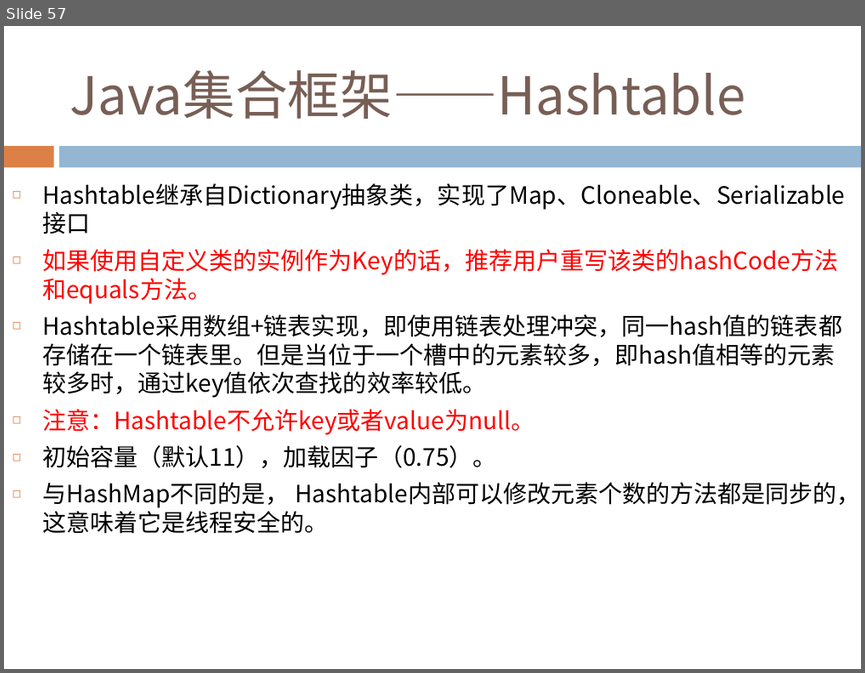
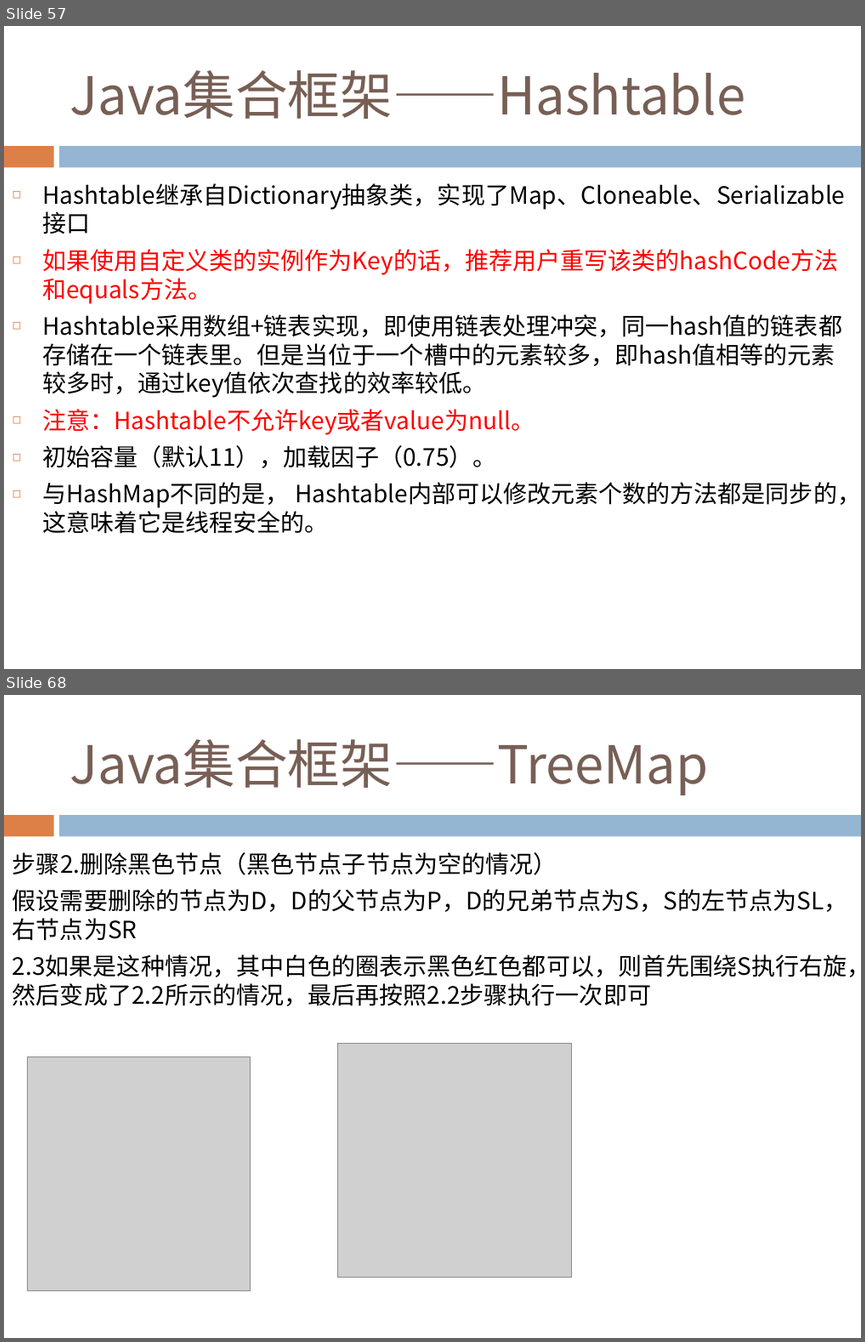
Before and after one commit to Costriod/study, a slide deck: Java基础.pptx. Shown one above the other, each under a label of ours: slide 57 before the commit, slides 57 and 68 after it; the slides between them are not shown. The pictures are 865x673 and 865x1342 pixels, drawn with LibreOffice and Linux fonts; fonts in the diff are those of the drawing; grey boxes stand for pictures. Boxes give left, top, right and bottom in pixels: in the first picture for what was removed or moved away, otherwise in the second. Text is boxed around its words. In the diff, an @@ line names an element or a change of style, - is before the commit and + after.

```diff
--- a/Java基础.pptx
+++ b/Java基础.pptx
@@ slide 68 added at box(4, 695, 861, 1338), background #FFFFFF; not listed: 2 template elements that a slide beside it also shows @@
@@ title added at box(69, 739, 708, 795), 44 pt, text #775F55 @@
+Java集合框架——TreeMap
@@ text added at box(12, 852, 861, 1006), 20 pt, text #000000 @@
+步骤2.删除黑色节点（黑色节点子节点为空的情况）
+假设需要删除的节点为D，D的父节点为P，D的兄弟节点为S，S的左节点为SL，右节点为SR
+2.3如果是这种情况，其中白色的圈表示黑色红色都可以，则首先围绕S执行右旋，然后变成了2.2所示的情况，最后再按照2.2步骤执行一次即可
@@ picture added at box(338, 1043, 572, 1276) @@
@@ picture added at box(28, 1056, 250, 1291) @@
```
Also in this commit, not shown: 2 slides changed, 11 other slides added.
